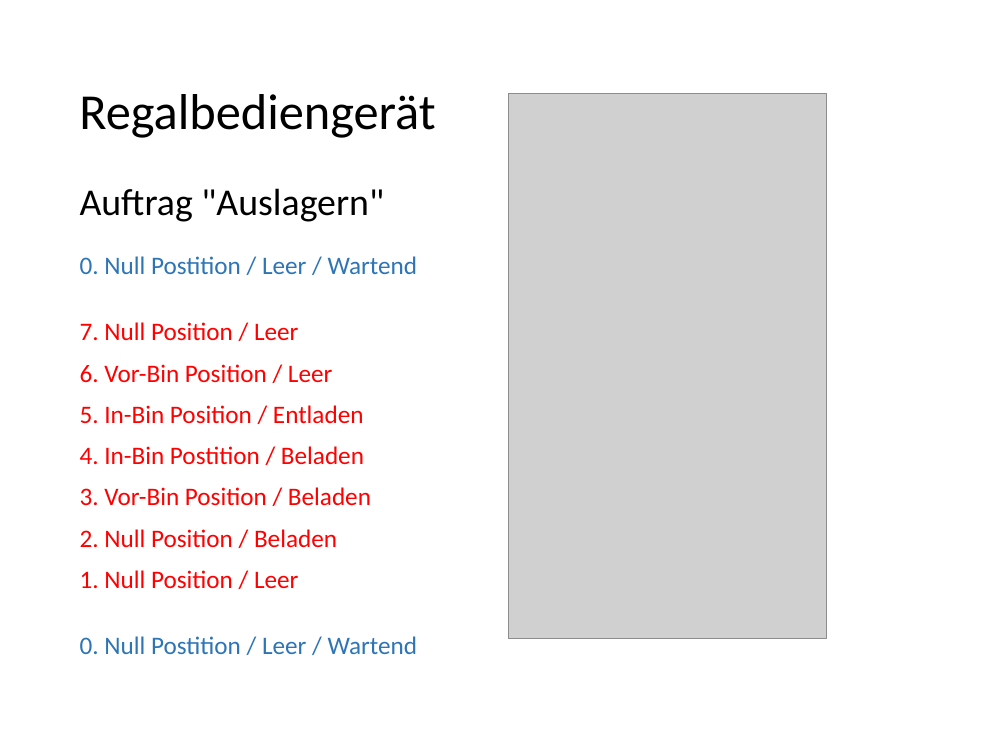
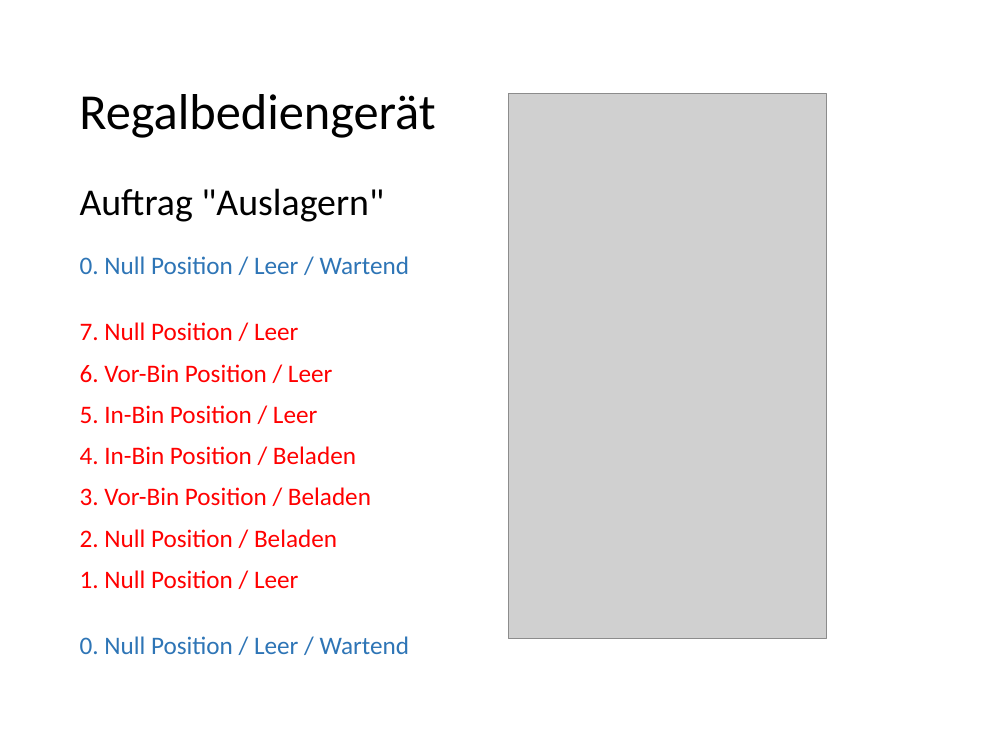
Before and after one commit to fabaff/high-rack-warehouse, a slide deck: slide 6 of docs/Praesentation.pptm. Drawn at 1008x756 pixels with LibreOffice and Linux fonts; fonts in the diff are those of the drawing; grey boxes stand for pictures; background and template pictures are left out. Boxes give left, top, right and bottom in pixels: in the first picture for what was removed or moved away, otherwise in the second. Text is boxed around its words. In the diff, an @@ line names an element or a change of style, - is before the commit and + after.

```diff
--- a/docs/Praesentation.pptm
+++ b/docs/Praesentation.pptm
@@ text at [80, 256, 410, 274]: text changed @@
-0. Null Postition / Leer / Wartend
+0. Null Position / Leer / Wartend
@@ text at [80, 405, 356, 465]: text changed @@
-5. In-Bin Position / Entladen
-4. In-Bin Postition / Beladen
+5. In-Bin Position / Leer
+4. In-Bin Position / Beladen
@@ text at [80, 636, 410, 654]: text changed @@
-0. Null Postition / Leer / Wartend
+0. Null Position / Leer / Wartend
```
Also in this commit, not shown: 1 other slide changed.
